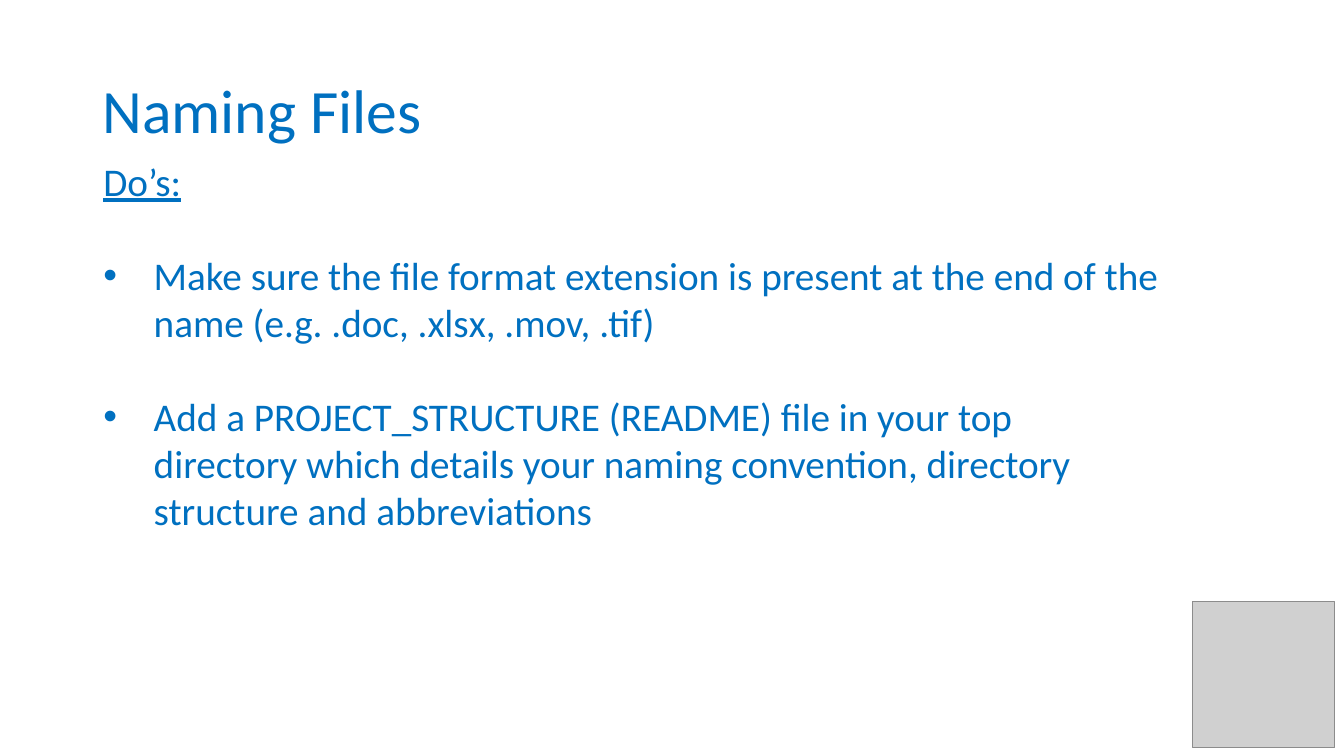
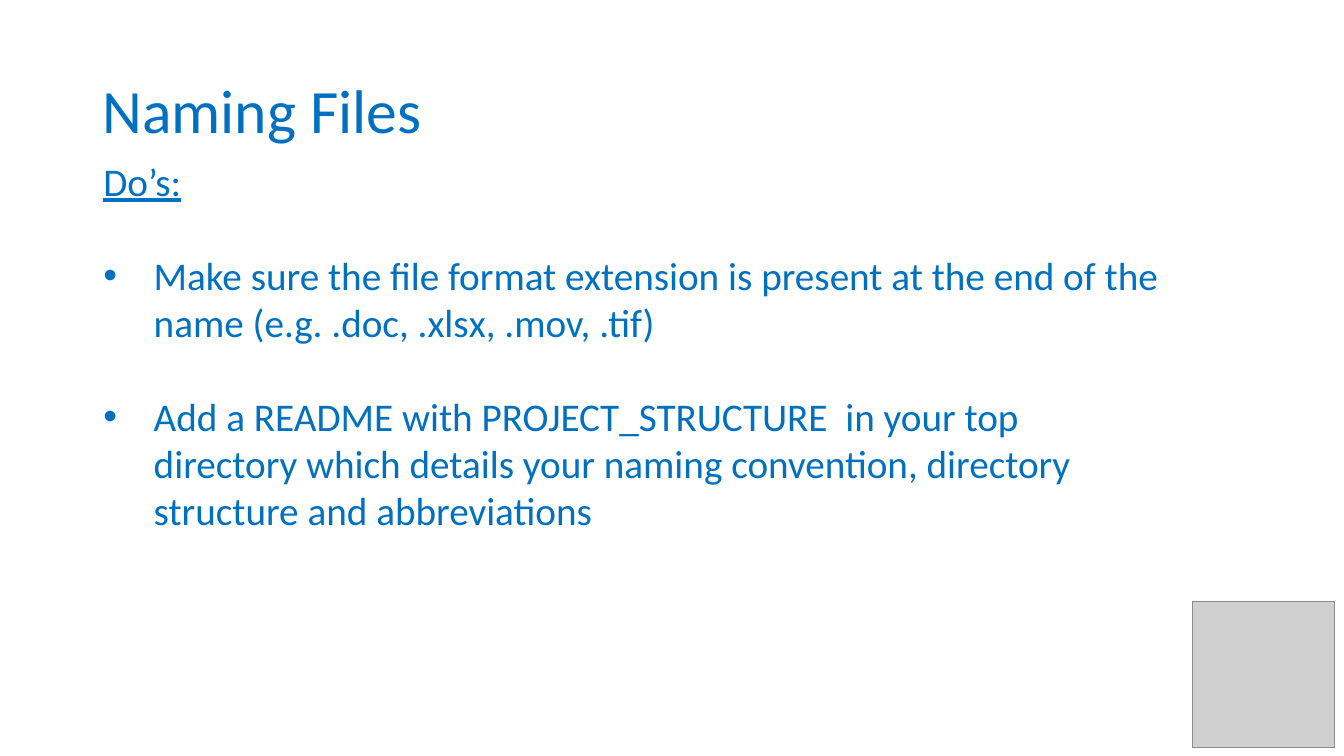
Before and after one commit to tzielins/private-fair-for-busy-biologists, a slide deck: slide 11 of instructors/04_Files-organization_v3.0.pptx. Drawn at 1344x756 pixels with LibreOffice and Linux fonts; fonts in the diff are those of the drawing; grey boxes stand for pictures; background and template pictures are left out. Boxes give left, top, right and bottom in pixels: in the first picture for what was removed or moved away, otherwise in the second. Text is boxed around its words. In the diff, an @@ line names an element or a change of style, - is before the commit and + after.

```diff
--- a/instructors/04_Files-organization_v3.0.pptx
+++ b/instructors/04_Files-organization_v3.0.pptx
@@ text at box(154, 403, 1071, 526): text changed @@
-• Add a PROJECT_STRUCTURE (README) file in your top directory which details your naming convention, directory structure and abbreviations
+• Add a README with PROJECT_STRUCTURE in your top directory which details your naming convention, directory structure and abbreviations
```
Also in this commit, not shown: 1 other file.
